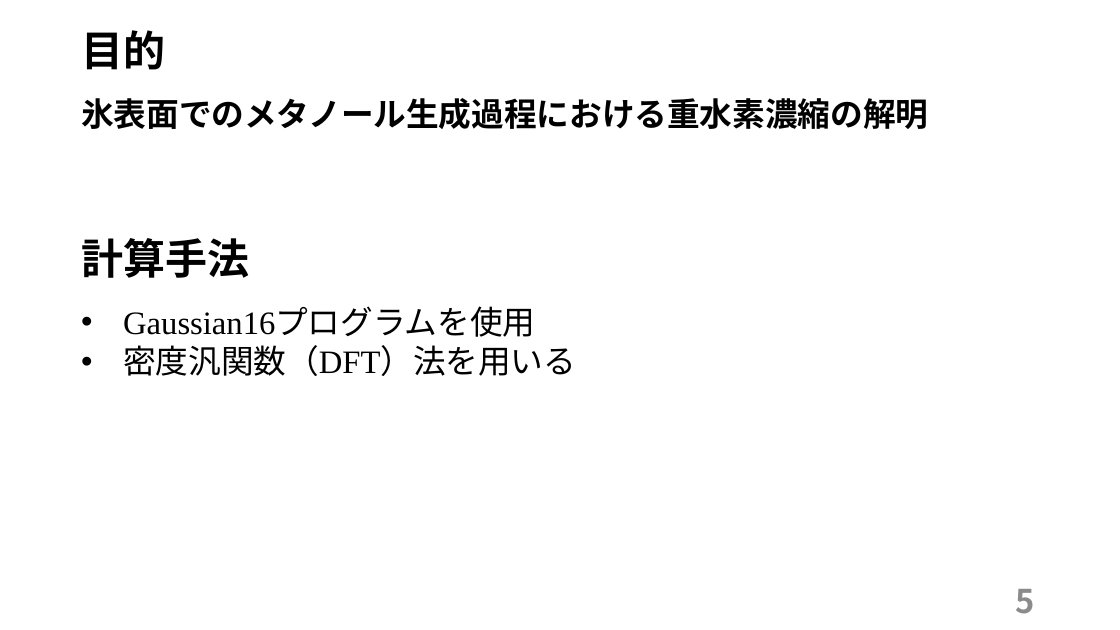
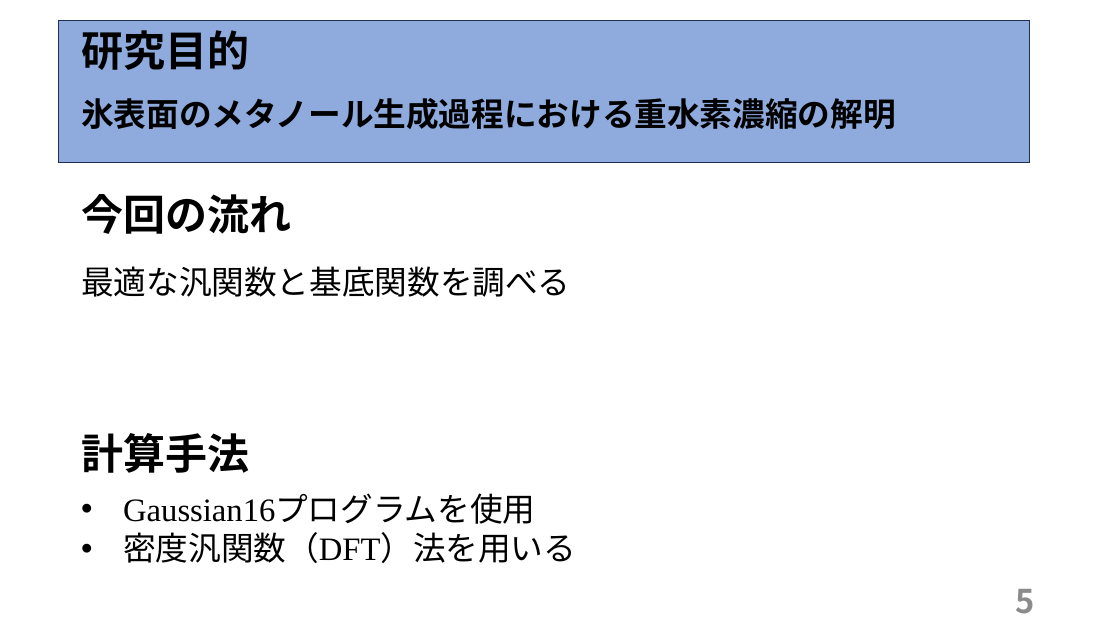
Before and after one commit to tabiseal/Qpcdata, a slide deck: slide 5 of 20231209(1).pptx. Drawn at 1120x630 pixels with LibreOffice and Linux fonts; fonts in the diff are those of the drawing. Boxes give left, top, right and bottom in pixels: in the first picture for what was removed or moved away, otherwise in the second. Text is boxed around its words. In the diff, an @@ line names an element or a change of style, - is before the commit and + after.

```diff
--- a/20231209(1).pptx
+++ b/20231209(1).pptx
@@ rectangle added at (x1=59, y1=20, x2=1031, y2=162), fill #8FAADC, outline #1E3256 1 pt @@
@@ text at (x1=81, y1=30, x2=249, y2=70): text changed @@
-目的
+研究目的
@@ text at (x1=81, y1=98, x2=896, y2=129): text changed @@
-氷表面でのメタノール生成過程における重水素濃縮の解明
+氷表面のメタノール生成過程における重水素濃縮の解明
@@ text added at (x1=81, y1=194, x2=291, y2=234), 36 pt, text #000000, bold @@
+今回の流れ
@@ text added at (x1=81, y1=266, x2=570, y2=297), 28 pt, text #000000 @@
+最適な汎関数と基底関数を調べる
@@ text "計算手法" moved from (x1=81, y1=238, x2=249, y2=278) to (x1=81, y1=433, x2=249, y2=473) @@
@@ text "Gaussian16プログラムを使用" moved from (x1=123, y1=308, x2=576, y2=376) to (x1=123, y1=495, x2=576, y2=563) @@
```
